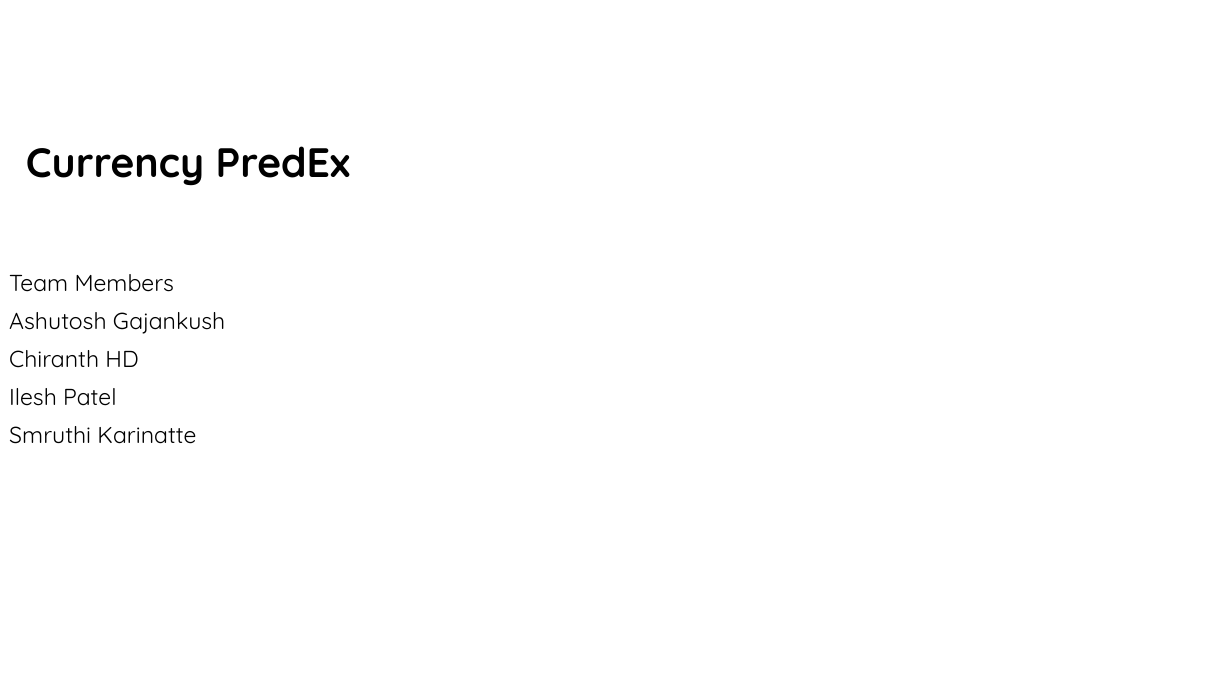
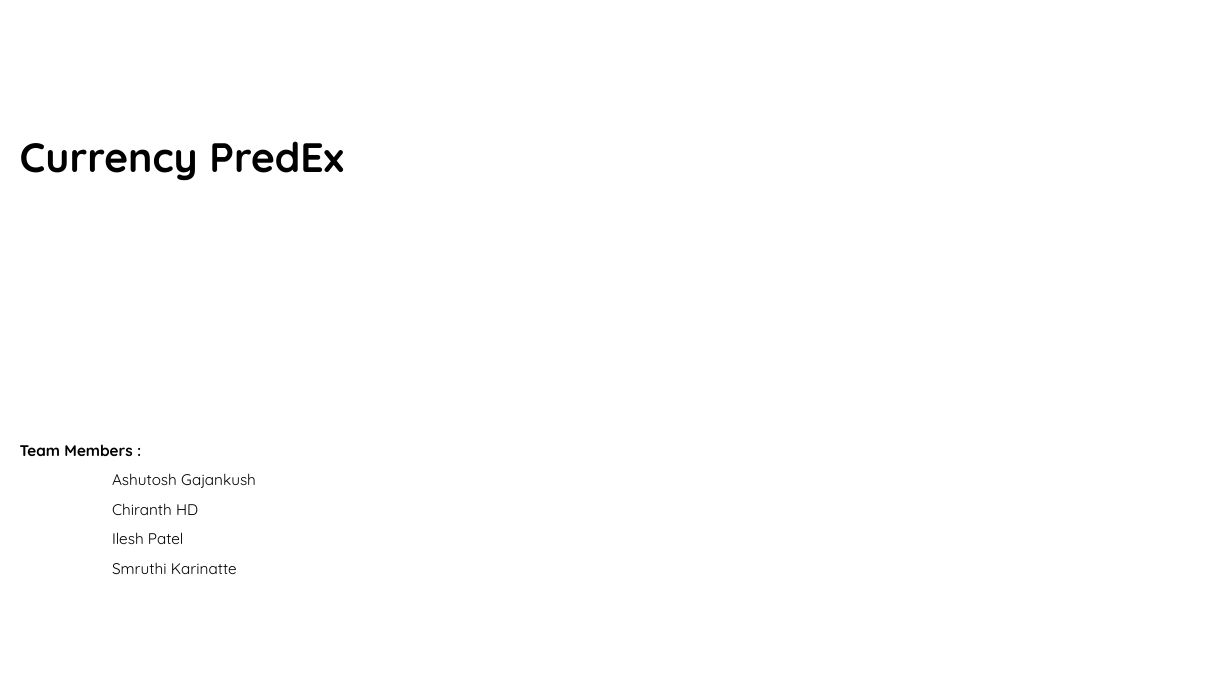
Before and after one commit to chiranthhd1/Forex-visualization-Python-, a slide deck: slide 1 of PyProject.pptx. Drawn at 1232x693 pixels with LibreOffice and Linux fonts; fonts in the diff are those of the drawing; background and template pictures are left out. Boxes give left, top, right and bottom in pixels: in the first picture for what was removed or moved away, otherwise in the second. Text is boxed around its words. In the diff, an @@ line names an element or a change of style, - is before the commit and + after.

Commit message:
presentation

```diff
--- a/PyProject.pptx
+++ b/PyProject.pptx
@@ text "Currency PredEx": place and size @@
-text "Currency PredEx" at [26, 146, 351, 186]
+text "Currency PredEx" at [20, 141, 344, 181]
@@ text "Team Members :": place and size @@
-text "Team Members :" at [9, 274, 225, 444]
+text "Team Members :" at [20, 444, 256, 574]
@@ text at [20, 444, 132, 456]: text changed; size 18 to 12 pt; bold on @@
-Team Members
+Team Members :
@@ text at [112, 473, 256, 574]: size 18 to 12 pt in "Ashutosh Gajankush", "Chiranth HD", "Ilesh Patel", "Smruthi Karinatte" @@
```
Also in this commit, not shown: 4 slides added, 15 slides removed.
